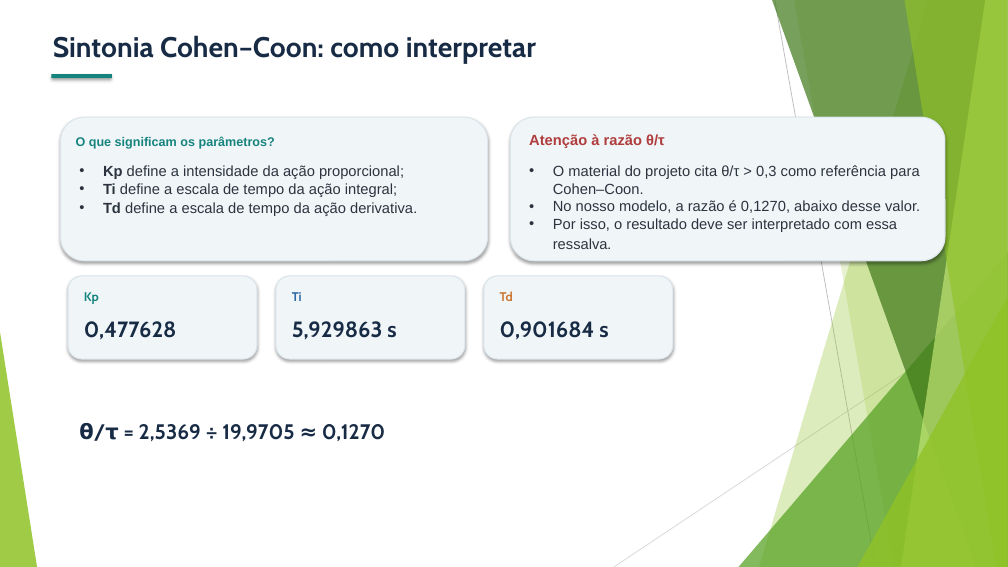
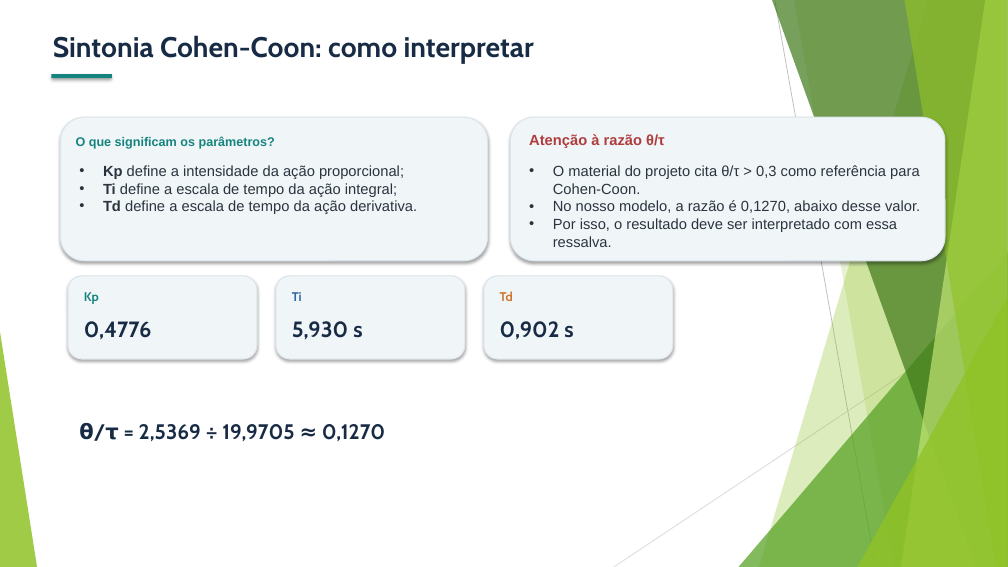
Before and after one commit to MariaRitaRR/projeto-de-embarcados-c13, a slide deck: slide 10 of Slides_Projeto_C13_1.pptx (slide 7 before the commit). Drawn at 1008x567 pixels with LibreOffice and Linux fonts; fonts in the diff are those of the drawing. Boxes give left, top, right and bottom in pixels: in the first picture for what was removed or moved away, otherwise in the second. Text is boxed around its words. In the diff, an @@ line names an element or a change of style, - is before the commit and + after.

```diff
--- a/Slides_Projeto_C13_1.pptx
+++ b/Slides_Projeto_C13_1.pptx
@@ text at bbox=[53, 35, 534, 63]: text changed @@
-Sintonia Cohen–Coon: como interpretar
+Sintonia Cohen-Coon: como interpretar
@@ text at bbox=[553, 165, 919, 194]: text changed @@
-• O material do projeto cita θ/τ > 0,3 como referência para Cohen–Coon.
+• O material do projeto cita θ/τ > 0,3 como referência para Cohen-Coon.
@@ text at bbox=[103, 200, 417, 214]: size 16 to 14 pt, font Cabin to Arial in "derivativa." @@
@@ text at bbox=[553, 218, 897, 247]: size 16 to 14 pt, font Cabin to Arial in "ressalva." @@
@@ text at bbox=[84, 321, 152, 340]: text changed @@
-0,477628
+0,4776
@@ text at bbox=[292, 321, 362, 339]: text changed @@
-5,929863 s
+5,930 s
@@ text at bbox=[500, 321, 573, 340]: text changed @@
-0,901684 s
+0,902 s
```
Also in this commit, not shown: 6 other slides changed, 1 slide added, 1 slide removed.
